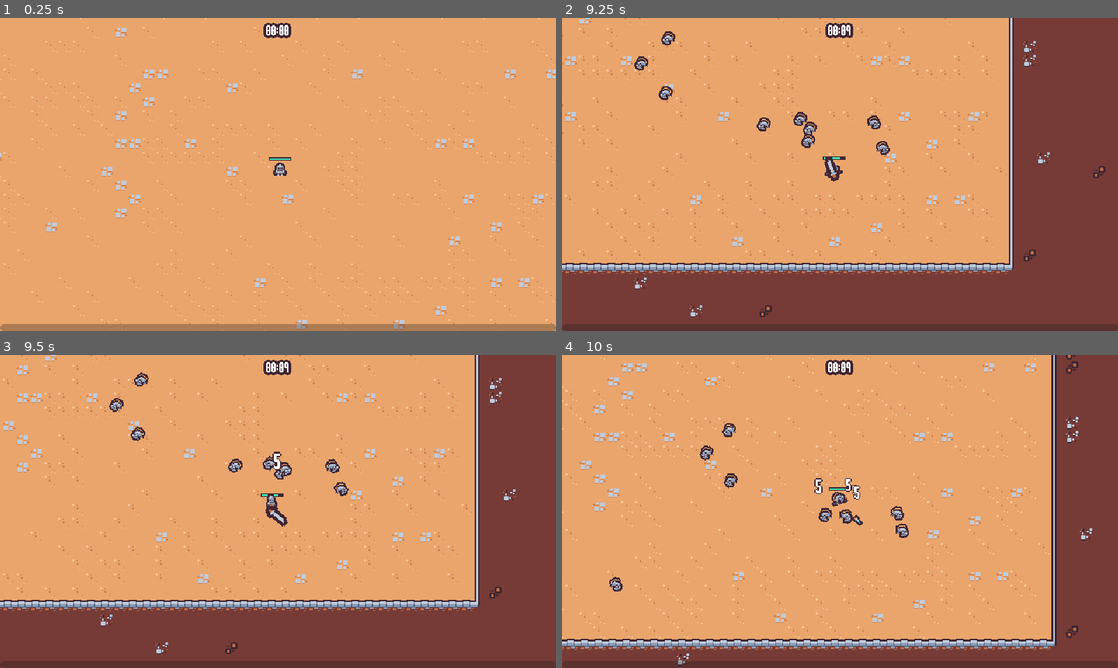
Above: before the commit, frames 1-4 (two rows, left to right).
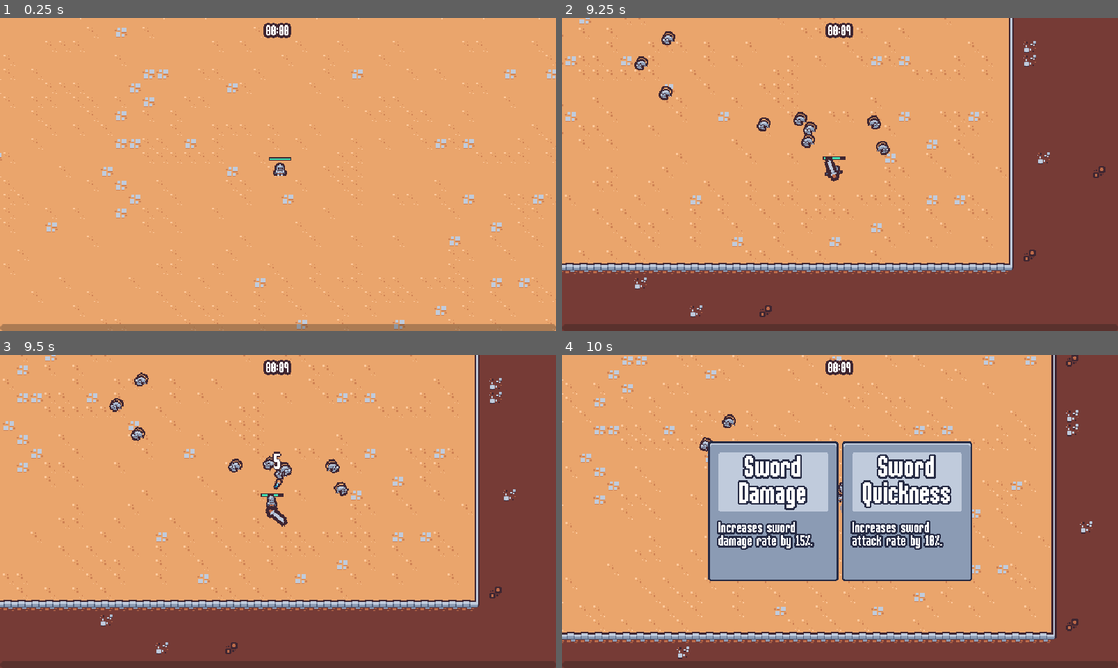
Above: after the commit, the same moments.

Repository: blackal83/godot_survivors_class
Game: Godot game, scene res://scenes/main/main.tscn
Two runs of this game, one before a commit and one after it. Both use one fixed random seed, a clock stepped at 60 frames per second and the inputs below.
Inputs (mouse positions are in pixels of both pictures, inside the frame that each line leads up to):
- Up to frame 1 (0.25 s): no input
- Up to frame 2 (9.25 s): move the mouse to (962, 158) at 0.52 s; press the mouse at (962, 158) at 0.53 s; hold D (move_right) 0.53-1.28 s; move the mouse to (728, 190) at 1.27 s; release the mouse at (728, 190) at 1.28 s; hold S (move_down) 1.28-2.03 s; click (728, 190) at 1.35 s; move the mouse to (895, 105) at 2.02 s; press the mouse at (895, 105) at 2.03 s; hold D (move_right) 2.03-2.78 s; move the mouse to (812, 237) at 2.77 s; release the mouse at (812, 237) at 2.78 s; hold W (move_up) 2.78-3.53 s; click (812, 237) at 2.85 s; move the mouse to (1006, 221) at 3.52 s; press the mouse at (1006, 221) at 3.53 s; hold A (move_left) 3.53-5.03 s; move the mouse to (673, 127) at 4.27 s; release the mouse at (673, 127) at 4.28 s; click (673, 127) at 4.35 s; move the mouse to (867, 174) at 5.02 s; press the mouse at (867, 174) at 5.03 s; hold S (move_down) 5.03-5.78 s; move the mouse to (756, 96) at 5.77 s; release the mouse at (756, 96) at 5.78 s; hold D (move_right) 5.78-6.53 s; click (756, 96) at 5.85 s; move the mouse to (962, 158) at 6.52 s; press the mouse at (962, 158) at 6.53 s; hold W (move_up) 6.53-7.28 s; move the mouse to (728, 190) at 7.27 s; release the mouse at (728, 190) at 7.28 s; hold D (move_right) 7.28-8.03 s; click (728, 190) at 7.35 s; move the mouse to (895, 105) at 8.02 s; press the mouse at (895, 105) at 8.03 s; hold S (move_down) 8.03-8.78 s; move the mouse to (812, 237) at 8.77 s; release the mouse at (812, 237) at 8.78 s; hold A (move_left) from 8.78 s (still down); click (812, 237) at 8.85 s
- Up to frame 3 (9.5 s): keep holding A (move_left)
- Up to frame 4 (10 s): move the mouse to (1006, 558) at 9.52 s; release A (move_left) at 9.53 s; press the mouse at (1006, 558) at 9.53 s; hold W (move_up) from 9.53 s (still down)

Frames 1-2 are identical in both runs. In frame 3, less than 0.1% of the frame differs, in the area x 49-51%, y 39-44%; in frame 4, 29%, in the area x 0-96%, y 0-100%.

Commit message:
theming the ability cards (lesson 47/48)

Diff:
--- a/scenes/ability/axe_ability_controller/axe_ability_controller.gd
+++ b/scenes/ability/axe_ability_controller/axe_ability_controller.gd
@@ -31,4 +31,4 @@
 		$Timer.wait_time = base_wait_time * (1 - percent_reduction)
 		$Timer.start()
 	elif upgrade.id == "axe_damage":
-		additional_damage_percent += 1 + (current_upgrades["axe_damage"]["quantity"] * 0.1)
+		additional_damage_percent = 1 + (current_upgrades["axe_damage"]["quantity"] * 0.1)
--- a/scenes/game_object/basic_enemy/basic_enemy.tscn
+++ b/scenes/game_object/basic_enemy/basic_enemy.tscn
@@ -103,7 +103,6 @@
 hit_flash_material = SubResource("ShaderMaterial_q6asl")
 
 [node name="VialDropComponent" parent="." node_paths=PackedStringArray("health_comp") instance=ExtResource("3_fdfts")]
-drop_percent = 0.35
 health_comp = NodePath("../HealthComponent")
 
 [node name="VelocityComponent" parent="." instance=ExtResource("4_5xl2q")]
--- a/scenes/ui/ability_upgrade_card.tscn
+++ b/scenes/ui/ability_upgrade_card.tscn
@@ -3,21 +3,44 @@
 [ext_resource type="Script" path="res://scenes/ui/ability_upgrade_card.gd" id="1_ojndh"]
 
 [node name="AbilityUpgradeCard" type="PanelContainer"]
-custom_minimum_size = Vector2(120, 150)
+custom_minimum_size = Vector2(150, 150)
+offset_right = 150.0
+offset_bottom = 123.0
 script = ExtResource("1_ojndh")
 
-[node name="VBoxContainer" type="VBoxContainer" parent="."]
+[node name="MarginContainer" type="MarginContainer" parent="."]
 layout_mode = 2
+theme_override_constants/margin_left = 8
+theme_override_constants/margin_top = 0
+theme_override_constants/margin_right = 8
+theme_override_constants/margin_bottom = 8
 
-[node name="NameLabel" type="Label" parent="VBoxContainer"]
+[node name="VBoxContainer" type="VBoxContainer" parent="MarginContainer"]
+layout_mode = 2
+theme_override_constants/separation = 12
+
+[node name="PanelContainer" type="PanelContainer" parent="MarginContainer/VBoxContainer"]
+layout_mode = 2
+theme_type_variation = &"AlternatePanelContainer"
+
+[node name="NameLabel" type="Label" parent="MarginContainer/VBoxContainer/PanelContainer"]
 unique_name_in_owner = true
 layout_mode = 2
-text = "TEst NAme"
+theme_override_colors/font_outline_color = Color(0.148989, 0.168536, 0.266728, 1)
+theme_override_constants/outline_size = 8
+theme_override_font_sizes/font_size = 32
+text = "Test Name"
+horizontal_alignment = 1
+vertical_alignment = 1
+autowrap_mode = 2
 
-[node name="DescriptionLabel" type="Label" parent="VBoxContainer"]
+[node name="DescriptionLabel" type="Label" parent="MarginContainer/VBoxContainer"]
 unique_name_in_owner = true
-custom_minimum_size = Vector2(120, 150)
+custom_minimum_size = Vector2(120, 50)
 layout_mode = 2
+theme_override_colors/font_shadow_color = Color(0.148989, 0.168536, 0.266728, 1)
+theme_override_colors/font_outline_color = Color(0.148989, 0.168536, 0.266728, 1)
+theme_override_constants/outline_size = 8
 text = "Write some description here"
 autowrap_mode = 2
 
--- a/theme/theme.tres
+++ b/theme/theme.tres
@@ -1,7 +1,32 @@
-[gd_resource type="Theme" load_steps=2 format=3 uid="uid://dolf1c0qkmq4s"]
+[gd_resource type="Theme" load_steps=5 format=3 uid="uid://dolf1c0qkmq4s"]
 
 [ext_resource type="FontFile" uid="uid://b1kgeu72qd7m5" path="res://theme/Rockboxcond12.ttf" id="1_4c2g2"]
+[ext_resource type="Texture2D" uid="uid://bgsmfer3x3gns" path="res://assets/ui/ui.png" id="1_t1fql"]
+
+[sub_resource type="StyleBoxTexture" id="StyleBoxTexture_50rg6"]
+content_margin_left = 4.0
+content_margin_top = 4.0
+content_margin_right = 4.0
+content_margin_bottom = 4.0
+texture = ExtResource("1_t1fql")
+texture_margin_left = 1.0
+texture_margin_top = 1.0
+texture_margin_right = 1.0
+texture_margin_bottom = 1.0
+region_rect = Rect2(18, 2, 12, 12)
+
+[sub_resource type="StyleBoxTexture" id="StyleBoxTexture_fdpno"]
+texture = ExtResource("1_t1fql")
+texture_margin_left = 4.0
+texture_margin_top = 13.0
+texture_margin_right = 4.0
+texture_margin_bottom = 10.0
+region_rect = Rect2(0, 0, 16, 16)
 
 [resource]
 default_font = ExtResource("1_4c2g2")
 default_font_size = 16
+AlternatePanelContainer/base_type = &"PanelContainer"
+AlternatePanelContainer/styles/panel = SubResource("StyleBoxTexture_50rg6")
+Label/constants/line_spacing = 0
+PanelContainer/styles/panel = SubResource("StyleBoxTexture_fdpno")
Binary file added: assets/ui/ui.png
Not shown, added: assets/ui/ui.png.import
